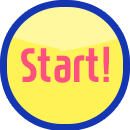
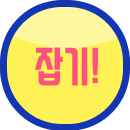
The second 130px x 130px image is a revision of the first. Changes to its layers:
added layer "잡기!" in group "Set 1" over [35, 47, 98, 86]
hid "Start!" over [21, 46, 109, 83]
